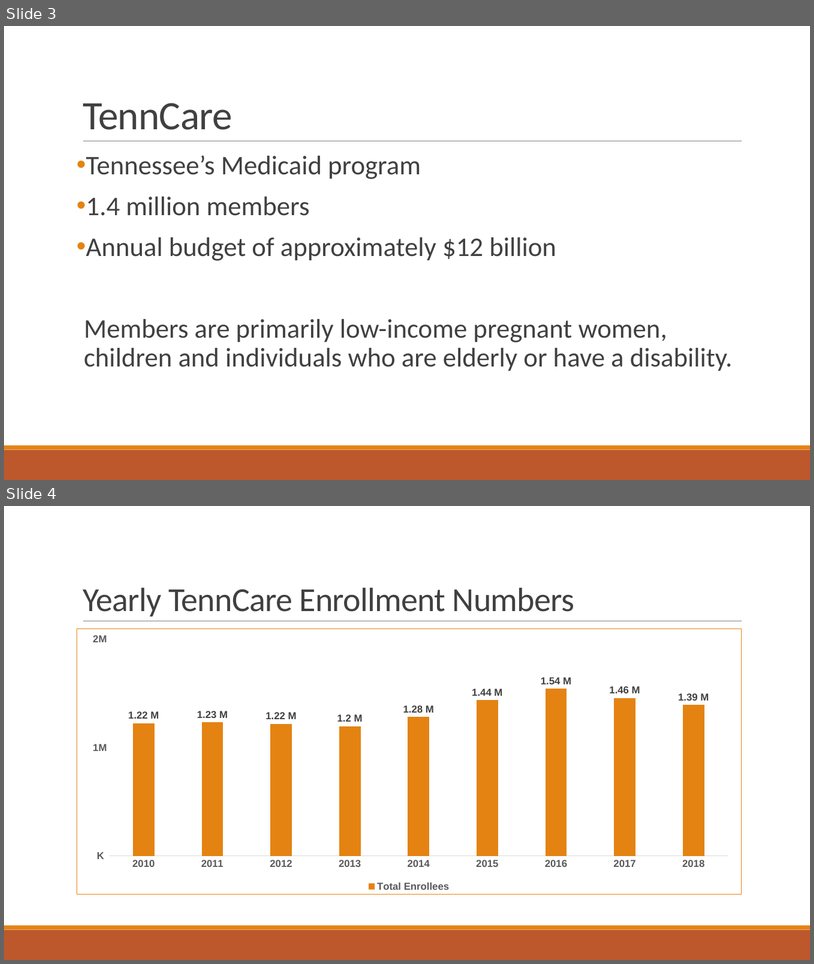
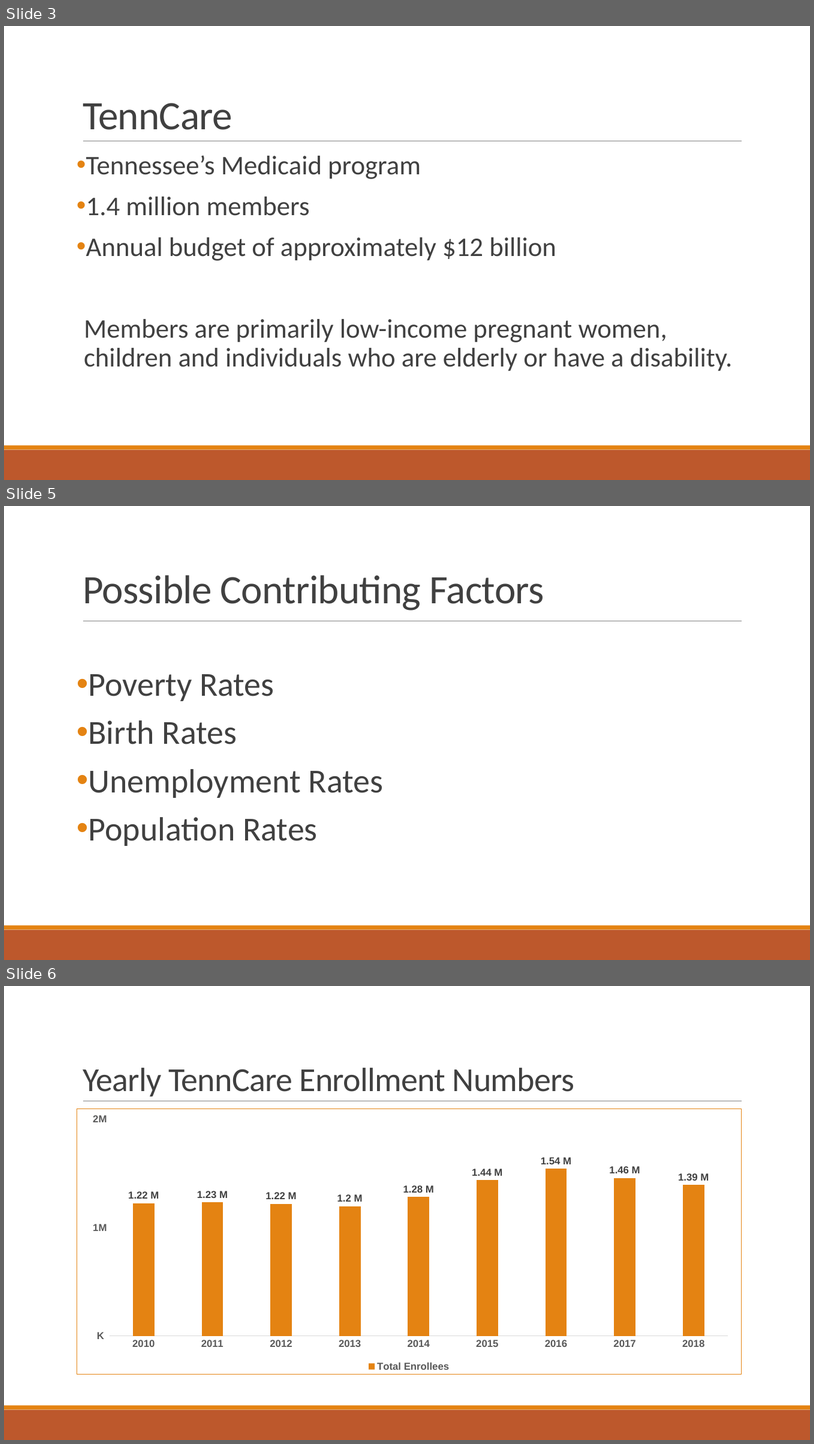
Before and after one commit to bryanclanton/TennCare-Enrollment-Analysis, a slide deck: Impacts to TennCare.pptx. Shown one above the other, each under a label of ours: slides 3 and 4 before the commit, slides 3, 5 and 6 after it; the slides between them are not shown. The pictures are 814x964 and 814x1444 pixels, drawn with LibreOffice and Linux fonts; fonts in the diff are those of the drawing. Boxes give left, top, right and bottom in pixels: in the first picture for what was removed or moved away, otherwise in the second. Text is boxed around its words. In the diff, an @@ line names an element or a change of style, - is before the commit and + after.

```diff
--- a/Impacts to TennCare.pptx
+++ b/Impacts to TennCare.pptx
@@ slide 5 added at [4, 506, 810, 960], background #FFFFFF; not listed: 3 template elements that a slide beside it also shows @@
@@ title added at [83, 575, 544, 610], 48 pt, text #404040 @@
+Possible Contributing Factors
@@ text added at [89, 674, 383, 846], 40 pt, text #404040 @@
+• Poverty Rates
+• Birth Rates
+• Unemployment Rates
+• Population Rates
@@ what was slide 4 is now slide 6 @@
```
Also in this commit, not shown: 1 slide changed, 3 other slides added, 4 other files.
